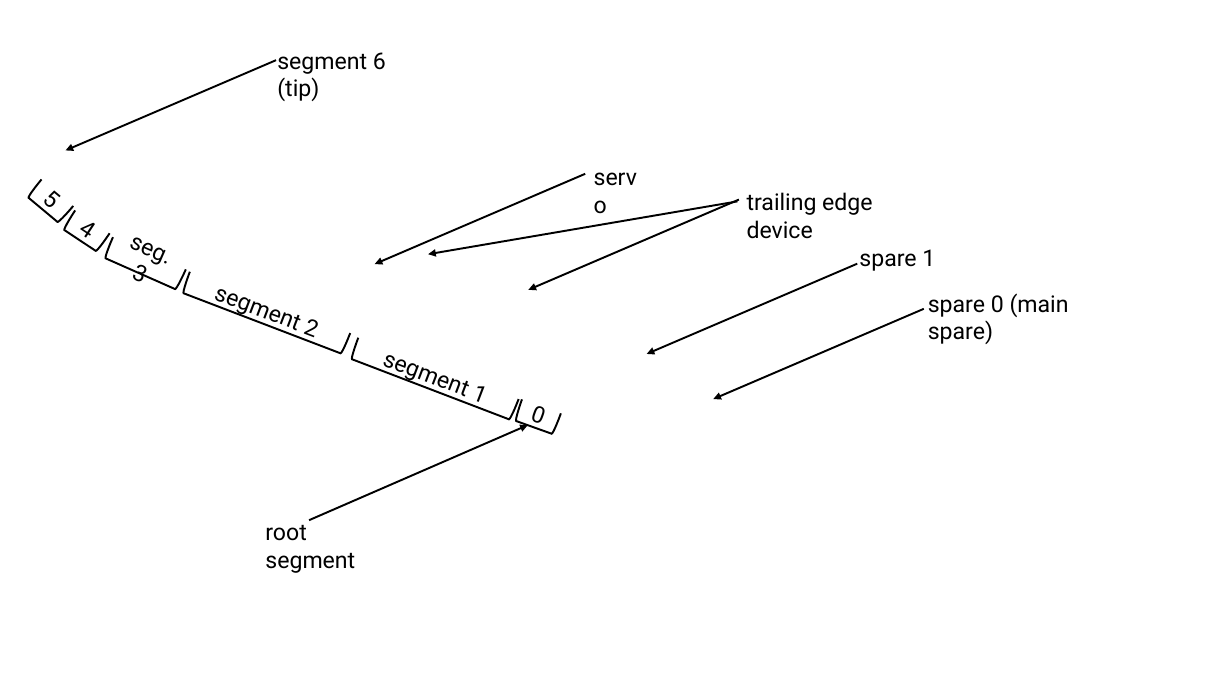
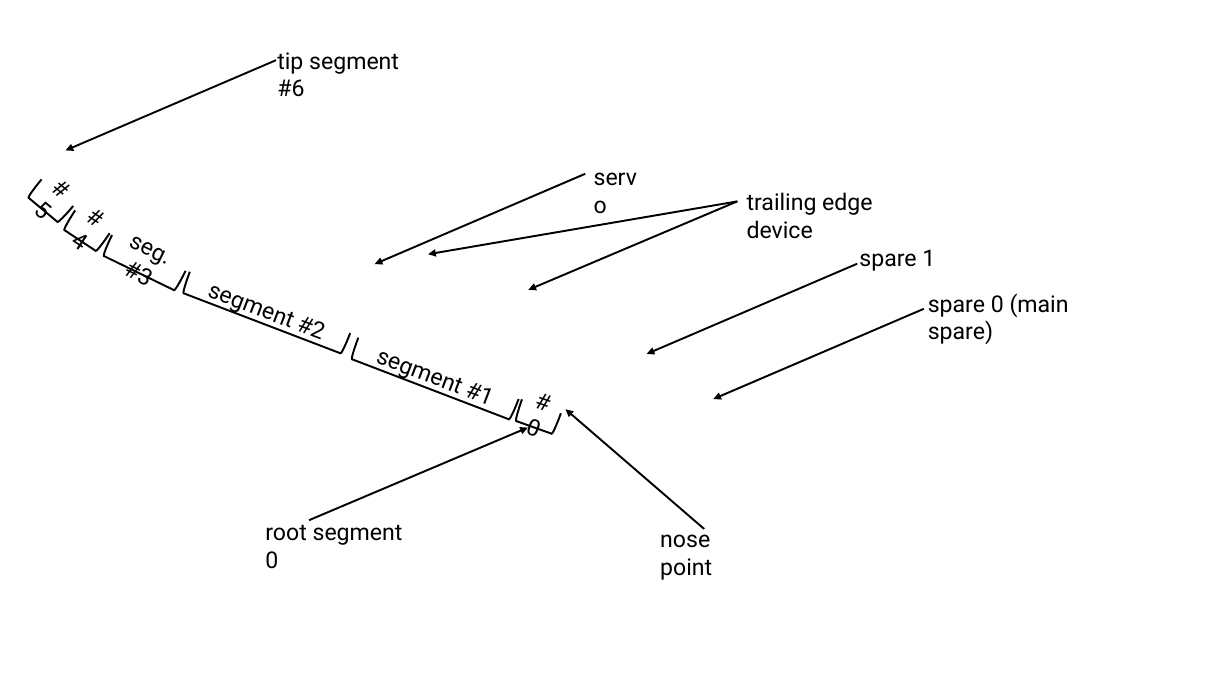
Before and after one commit to szymansk/da3Dalus, a slide deck: slide 1 of docs/images/images with text.pptx. Drawn at 1232x693 pixels with LibreOffice and Linux fonts; fonts in the diff are those of the drawing; background and template pictures are left out. Boxes give left, top, right and bottom in pixels: in the first picture for what was removed or moved away, otherwise in the second. Text is boxed around its words. In the diff, an @@ line names an element or a change of style, - is before the commit and + after.

Commit message:
updated doc slides

```diff
--- a/docs/images/images with text.pptx
+++ b/docs/images/images with text.pptx
@@ text at <box>277,52,399,97</box>: text changed @@
-segment 6 (tip)
+tip segment #6
@@ text in right bracket at <box>33,191,43,217</box>: text changed @@
-5
+#5
@@ text in right bracket at <box>70,233,81,249</box>: text changed @@
-4
+#4
@@ right bracket "seg. #3" at <box>102,235,186,291</box>: rotation 113 to 115 degrees @@
@@ text in right bracket at <box>123,237,161,285</box>: text changed @@
-seg. 3
+seg. #3
@@ text in right bracket at <box>296,317,321,341</box>: text changed @@
-segment 2
+segment #2
@@ text in right bracket at <box>464,383,489,407</box>: text changed @@
-segment 1
+segment #1
@@ text in right bracket at <box>525,419,537,436</box>: text changed @@
-0
+#0
@@ arrow added from (704, 529) to (566, 409), #000000 1.5 pt @@
@@ text at <box>265,519,403,569</box>: text changed @@
-root segment
+root segment 0
@@ text added at <box>660,527,712,580</box>, 18 pt, text #000000 @@
+nose point
```
Also in this commit, not shown: 1 other file.
